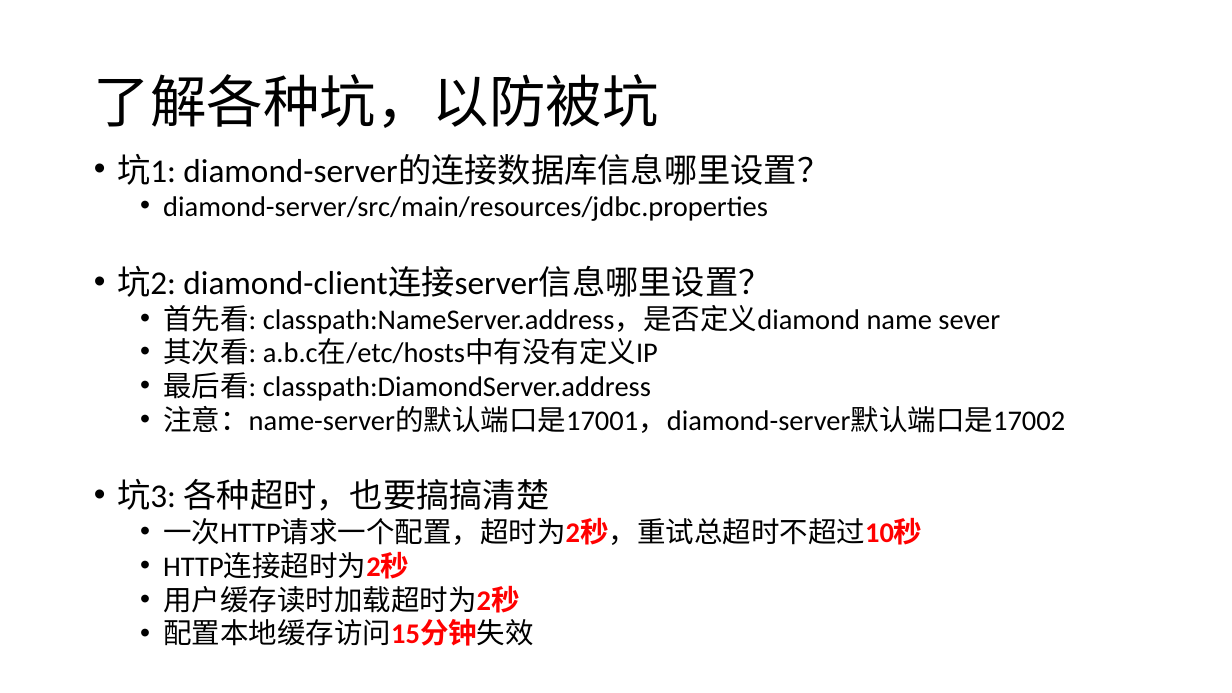
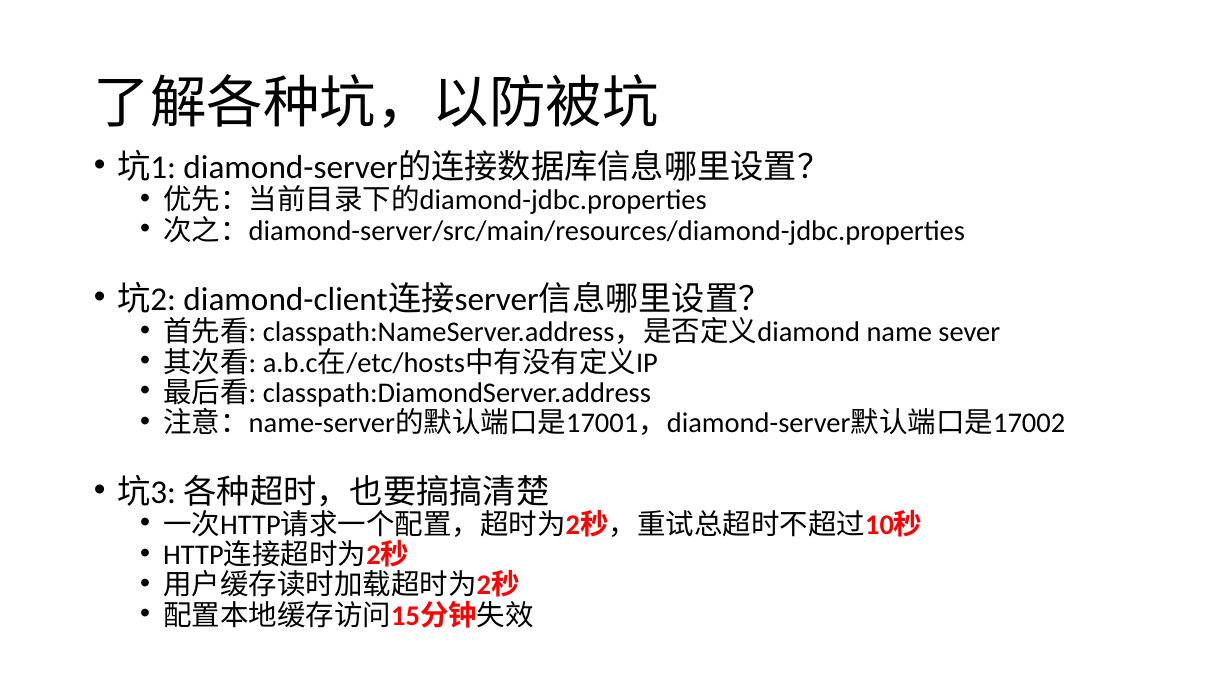
Before and after one commit to bingoohuang/diamond-miner, a slide deck: slide 9 of Diamond Miner Intro.pptx. Drawn at 1232x693 pixels with LibreOffice and Linux fonts; fonts in the diff are those of the drawing. Boxes give left, top, right and bottom in pixels: in the first picture for what was removed or moved away, otherwise in the second. Text is boxed around its words. In the diff, an @@ line names an element or a change of style, - is before the commit and + after.

```diff
--- a/Diamond Miner Intro.pptx
+++ b/Diamond Miner Intro.pptx
@@ text at <box>117,150,1065,628</box>: line spacing 0.8 to 0.7 @@
@@ text at <box>163,185,965,245</box>: text changed @@
-  • diamond-server/src/main/resources/jdbc.properties
+  • 优先：当前目录下的diamond-jdbc.properties
+  • 次之：diamond-server/src/main/resources/diamond-jdbc.properties
```
Also in this commit, not shown: 2 other slides changed, 4 other files.
